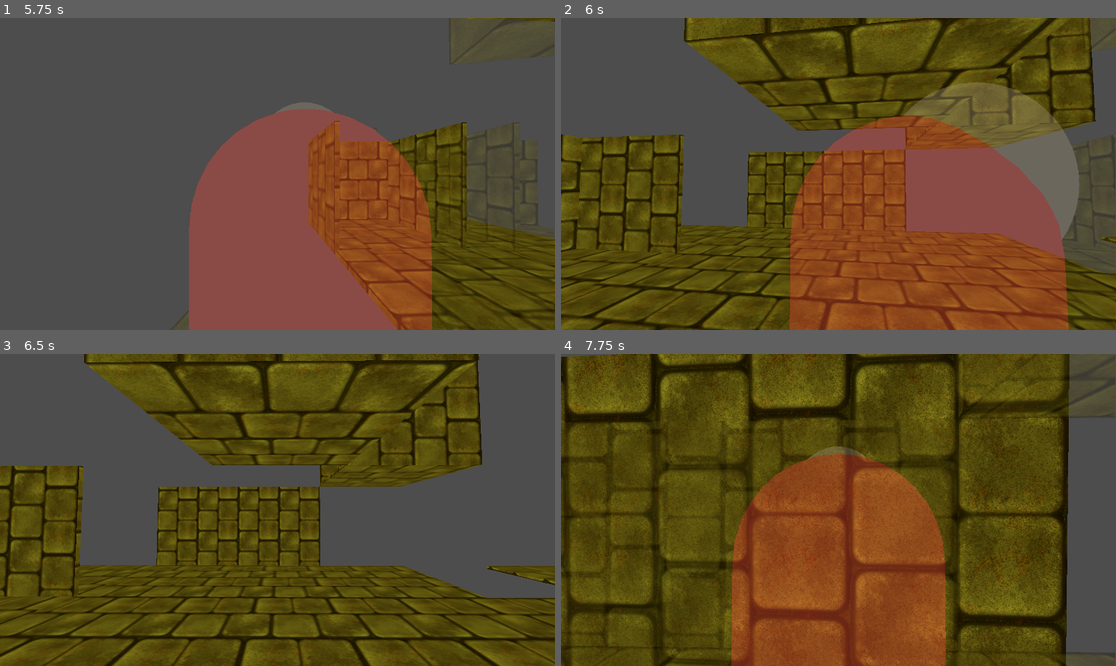
Above: before the commit, frames 1-4 (two rows, left to right).
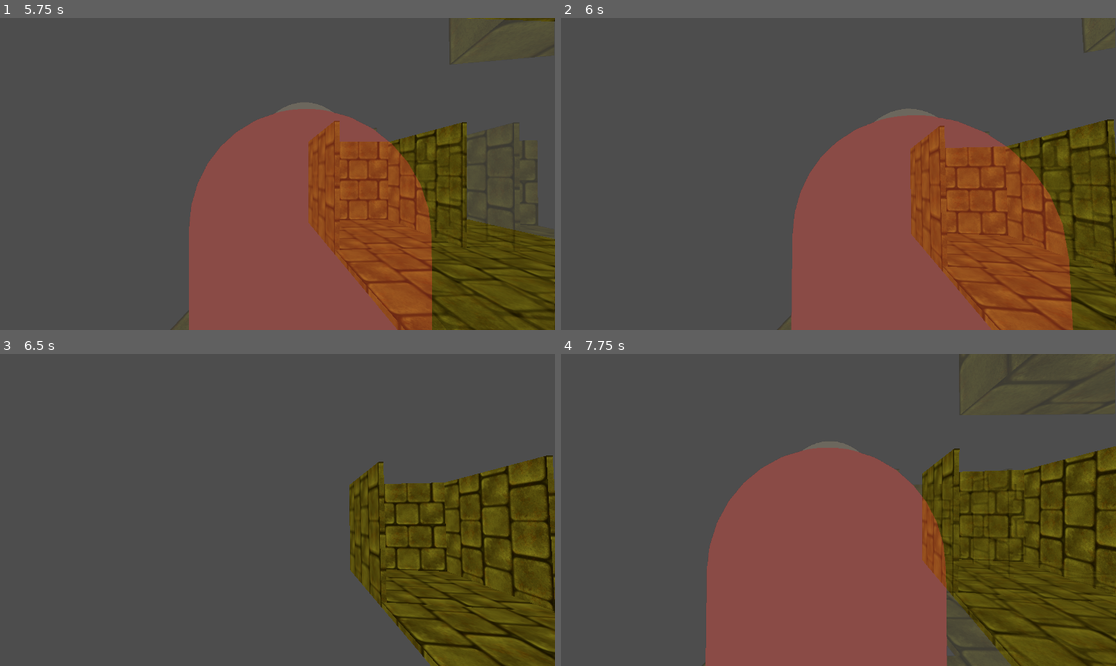
Above: after the commit, the same moments.

Repository: mrspeaker/eyeye
Game: Godot game, scene res://main.tscn
Two runs of this game, one before a commit and one after it. Both use one fixed random seed, a clock stepped at 60 frames per second and the inputs below. Video files are missing from this copy of the repository; at most half a second of black plays in their place.
Inputs (mouse positions are in pixels of both pictures, inside the frame that each line leads up to):
- Up to frame 1 (5.75 s): tap Enter at 0.5, 4.25 s; move the mouse to (305, 174) at 0.52 s; hold W (move_forward) from 0.53 s (still down); tap Space (jump) at 0.77, 1.52, 3.02, 3.5, 3.77, 4.52, 5 s; move the mouse to (249, 174) at 1.27 s; move the mouse to (288, 167) at 2.02 s; move the mouse to (271, 180) at 2.77 s; move the mouse to (316, 177) at 3.52 s; move the mouse to (233, 170) at 4.27 s; move the mouse to (283, 174) at 5.02 s
- Up to frame 2 (6 s): tap Enter at 5.75 s; move the mouse to (816, 167) at 5.77 s; release W (move_forward) at 5.78 s; hold D (move_right) from 5.78 s (still down)
- Up to frame 3 (6.5 s): keep holding D (move_right); tap Space (jump) at 6.02 s
- Up to frame 4 (7.75 s): tap Space (jump) at 6.5, 6.77, 7.52 s; move the mouse to (866, 510) at 6.52 s; release D (move_right) at 6.53 s; hold W (move_forward) from 6.53 s (still down); move the mouse to (810, 510) at 7.27 s

Frame 1 is identical in both runs. In frame 2, 75% of the frame differs, in the area x 0-100%, y 0-100%; in frame 3, 72%; in frame 4, 88%.

Commit message:
Fixed Superspin into Diagonal

Diff:
--- a/controller/scripts/fps_controller.gd
+++ b/controller/scripts/fps_controller.gd
@@ -157,7 +157,7 @@
 func _process(delta):
 	var p1 = player_view == 0
 
-	can_move = move_time <= 0 and not turning
+	can_move = move_time <= 0 and not turning and dest_pos == null
 	if turning:
 		elapsed_time += delta
 		var t = elapsed_time / TURN_TIME
@@ -170,14 +170,14 @@
 		_mouse_rot.y *= 0.85 # move view back towards middle
 
 	# Start turning left
-	if p1 and Input.is_action_just_pressed("move_left") and dest_pos == null:
+	if p1 and Input.is_action_just_pressed("move_left") and can_move:
 		current_rot = rotation_degrees
 		target_rot = rotation_degrees + Vector3(0, 90, 0)
 		elapsed_time = 0.0
 		turning = true
 
 	# Start turning right
-	if p1 and Input.is_action_just_pressed("move_right") and dest_pos == null:
+	if p1 and Input.is_action_just_pressed("move_right") and can_move:
 		current_rot = rotation_degrees
 		target_rot = rotation_degrees + Vector3(0, -90, 0)
 		elapsed_time = 0.0
